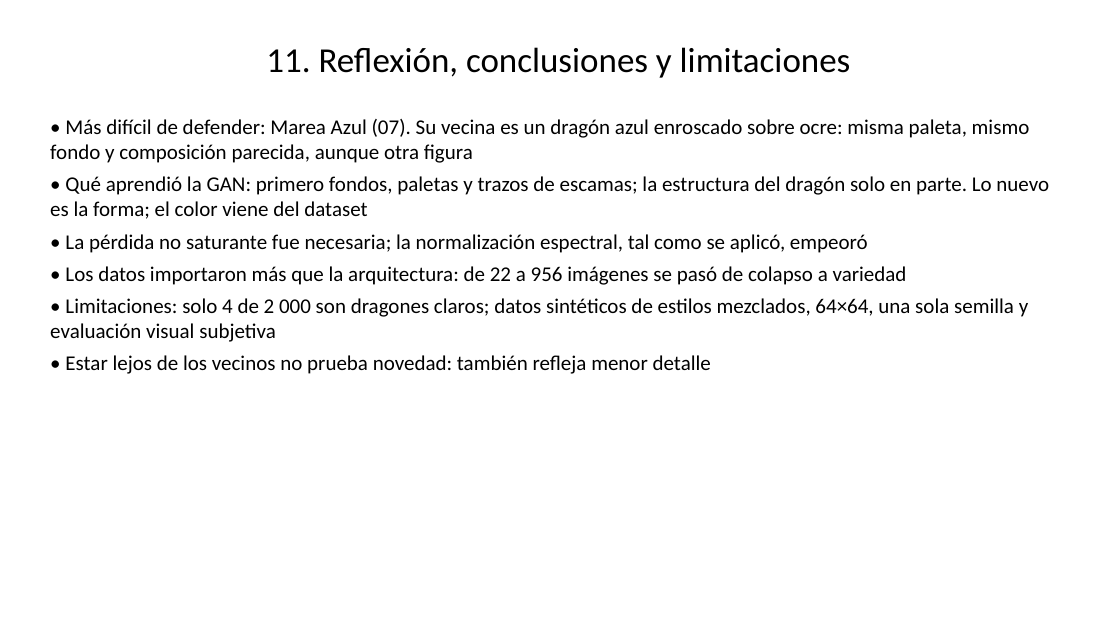
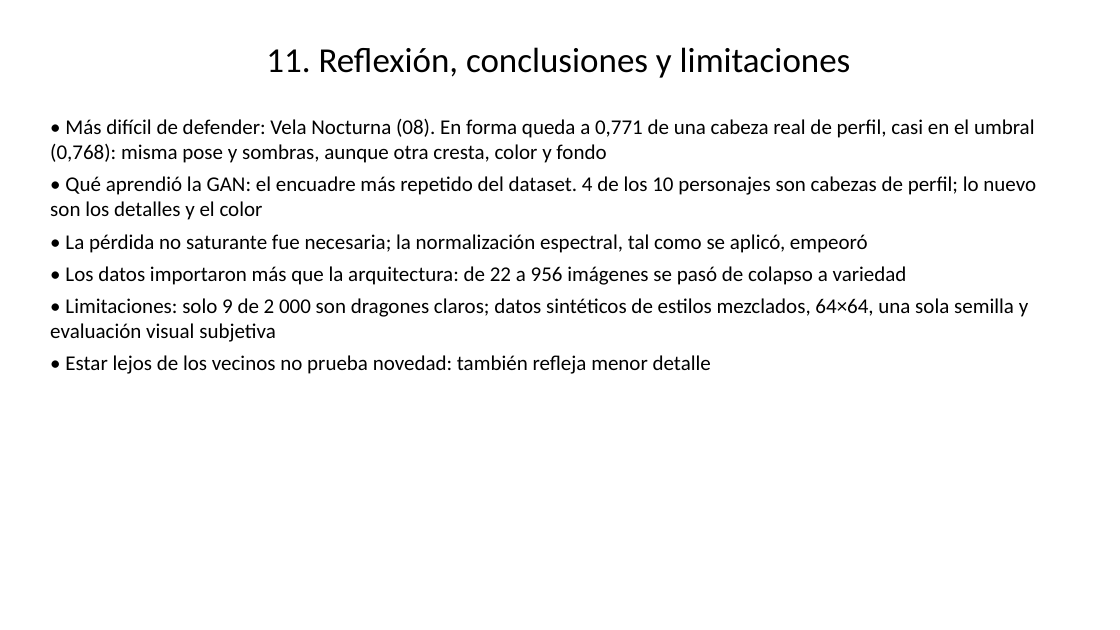
Before and after one commit to DannyEst6109/Proyecto-2---GAN---Deep-Learning, a slide deck: slide 11 of presentacion.pptx. Drawn at 1120x630 pixels with LibreOffice and Linux fonts; fonts in the diff are those of the drawing. Boxes give left, top, right and bottom in pixels: in the first picture for what was removed or moved away, otherwise in the second. Text is boxed around its words. In the diff, an @@ line names an element or a change of style, - is before the commit and + after.

```diff
--- a/presentacion.pptx
+++ b/presentacion.pptx
@@ text at [50, 119, 1036, 220]: text changed @@
-• Más difícil de defender: Marea Azul (07). Su vecina es un dragón azul enroscado sobre ocre: misma paleta, mismo fondo y composición parecida, aunque otra figura
-• Qué aprendió la GAN: primero fondos, paletas y trazos de escamas; la estructura del dragón solo en parte. Lo nuevo es la forma; el color viene del dataset
+• Más difícil de defender: Vela Nocturna (08). En forma queda a 0,771 de una cabeza real de perfil, casi en el umbral (0,768): misma pose y sombras, aunque otra cresta, color y fondo
+• Qué aprendió la GAN: el encuadre más repetido del dataset. 4 de los 10 personajes son cabezas de perfil; lo nuevo son los detalles y el color
@@ text at [50, 298, 1028, 342]: text changed @@
-• Limitaciones: solo 4 de 2 000 son dragones claros; datos sintéticos de estilos mezclados, 64×64, una sola semilla y evaluación visual subjetiva
+• Limitaciones: solo 9 de 2 000 son dragones claros; datos sintéticos de estilos mezclados, 64×64, una sola semilla y evaluación visual subjetiva
```
Also in this commit, not shown: 4 other slides changed, 3 other files.
